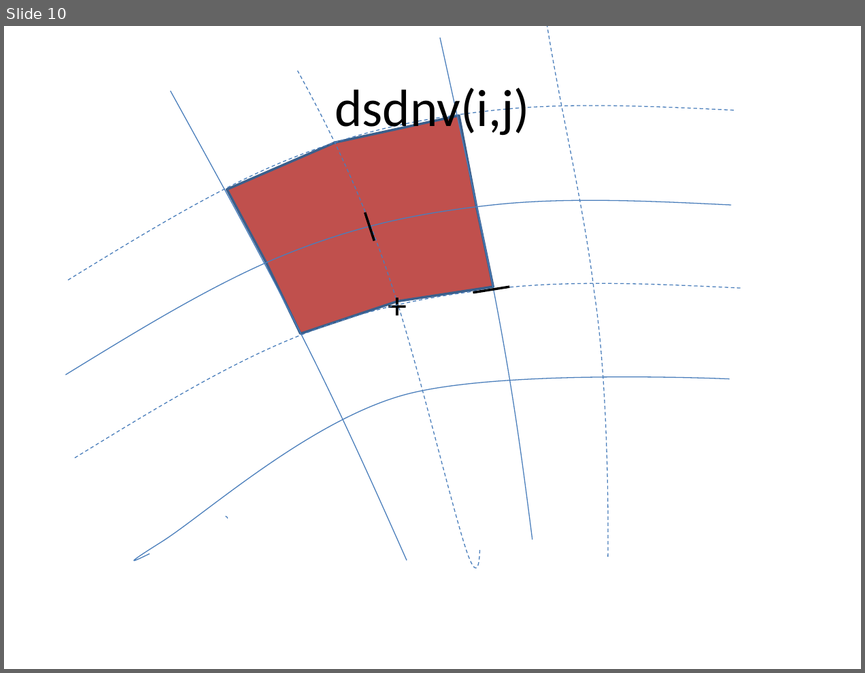
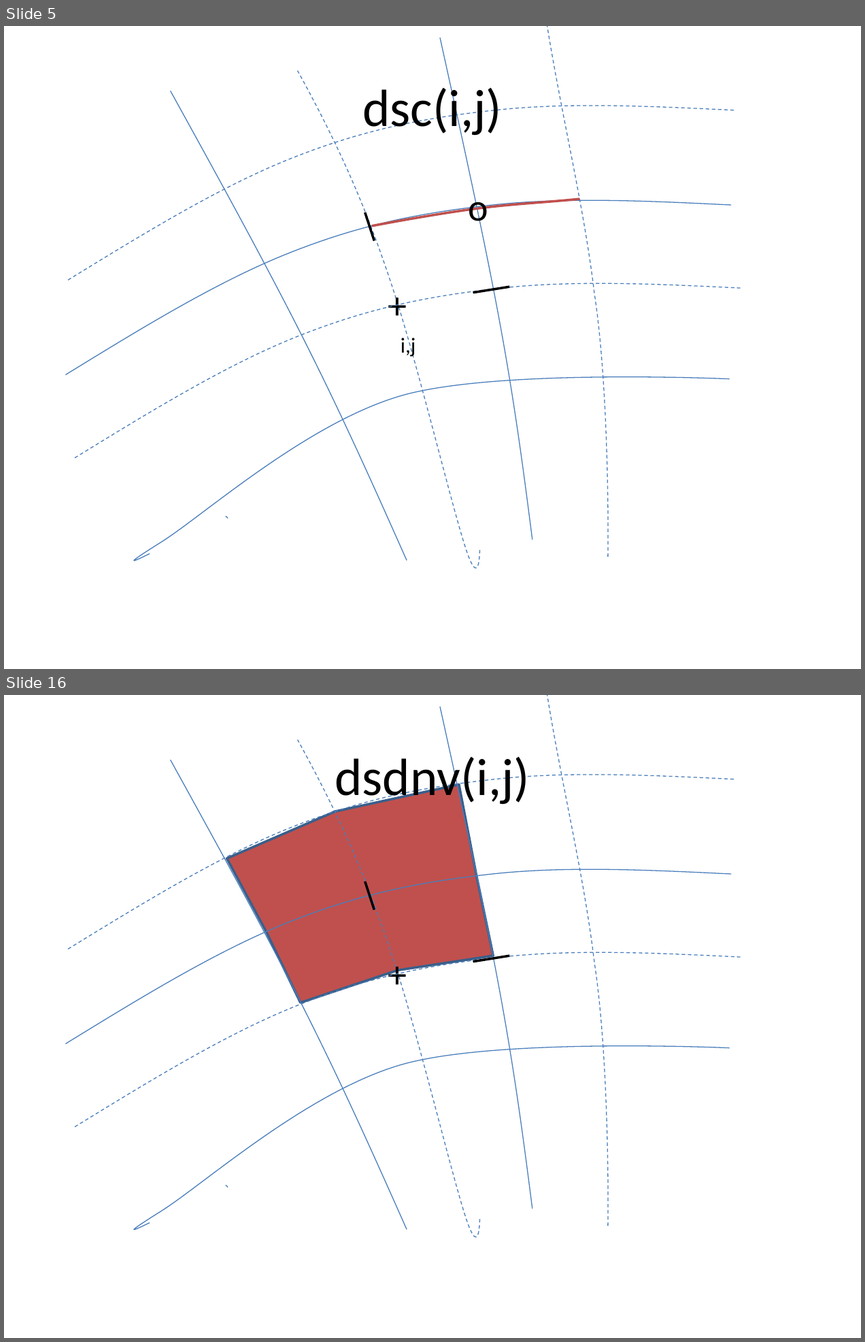
Before and after one commit to openearth/xbeach, a slide deck: doc/curvilinear grid properties.pptx. Shown one above the other, each under a label of ours: slide 10 before the commit, slides 5 and 16 after it; the slides between them are not shown. The pictures are 865x673 and 865x1342 pixels, drawn with LibreOffice and Linux fonts; fonts in the diff are those of the drawing. Boxes give left, top, right and bottom in pixels: in the first picture for what was removed or moved away, otherwise in the second. Text is boxed around its words. In the diff, an @@ line names an element or a change of style, - is before the commit and + after.

```diff
--- a/doc/curvilinear grid properties.pptx
+++ b/doc/curvilinear grid properties.pptx
@@ slide 5 added at [4, 26, 861, 669], background #FFFFFF @@
@@ freeform shape added at [440, 38, 532, 539], outline #4B7EBC 0.75 pt @@
@@ freeform shape added at [547, 26, 609, 556], outline #4B7EBC 0.75 pt dashed @@
@@ freeform shape added at [298, 71, 481, 590], outline #4B7EBC 0.75 pt dashed @@
@@ title added at [362, 82, 502, 138], 44 pt, text #000000 @@
+dsc(i,j)
@@ freeform shape added at [68, 102, 734, 280], outline #4B7EBC 0.75 pt dashed @@
@@ freeform shape added at [170, 91, 407, 560], outline #4B7EBC 0.75 pt @@
@@ text added at [468, 189, 488, 229], 32 pt, text #000000 @@
+o
@@ freeform shape added at [66, 197, 732, 374], outline #4B7EBC 0.75 pt @@
@@ freeform shape added at [372, 199, 580, 226], outline #C0504D 2 pt @@
@@ line added from (364, 213) to (374, 240), #000000 2 pt @@
@@ freeform shape added at [75, 280, 741, 457], outline #4B7EBC 0.75 pt dashed @@
@@ text added at [379, 276, 419, 331], 32 pt, text #000000 @@
++
@@ line added from (473, 293) to (509, 286), #000000 2 pt @@
@@ text added at [400, 336, 416, 357], 18 pt, text #000000 @@
+i,j
@@ freeform shape added at [119, 368, 729, 567], outline #4B7EBC 0.75 pt @@
@@ arc (boxed as its full ellipse) added at [224, 516, 228, 520], outline #4B7EBC 0.75 pt @@
@@ what was slide 10 is now slide 16 @@
```
Also in this commit, not shown: 8 slides changed, 6 other slides added, 1 slide removed.
